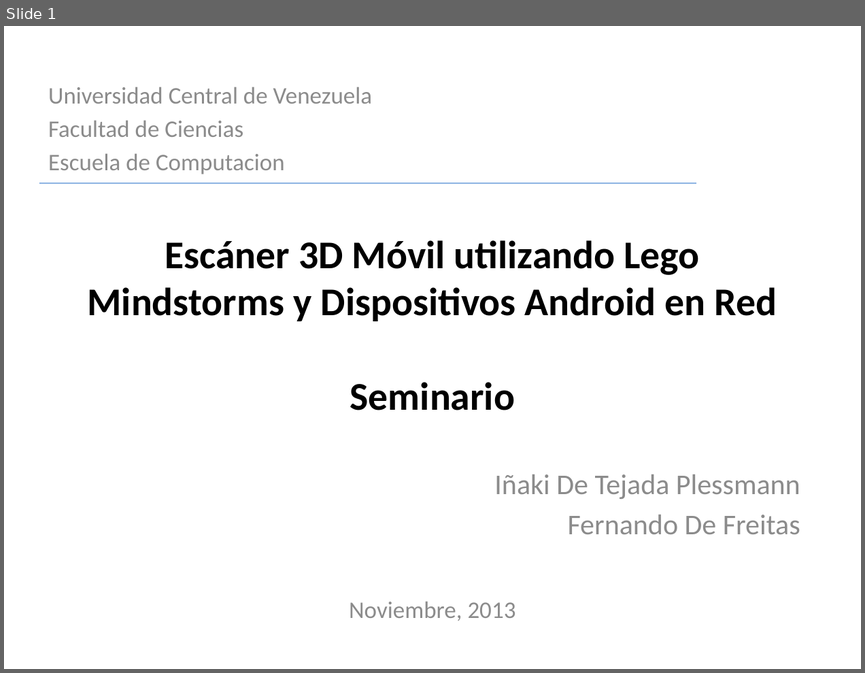
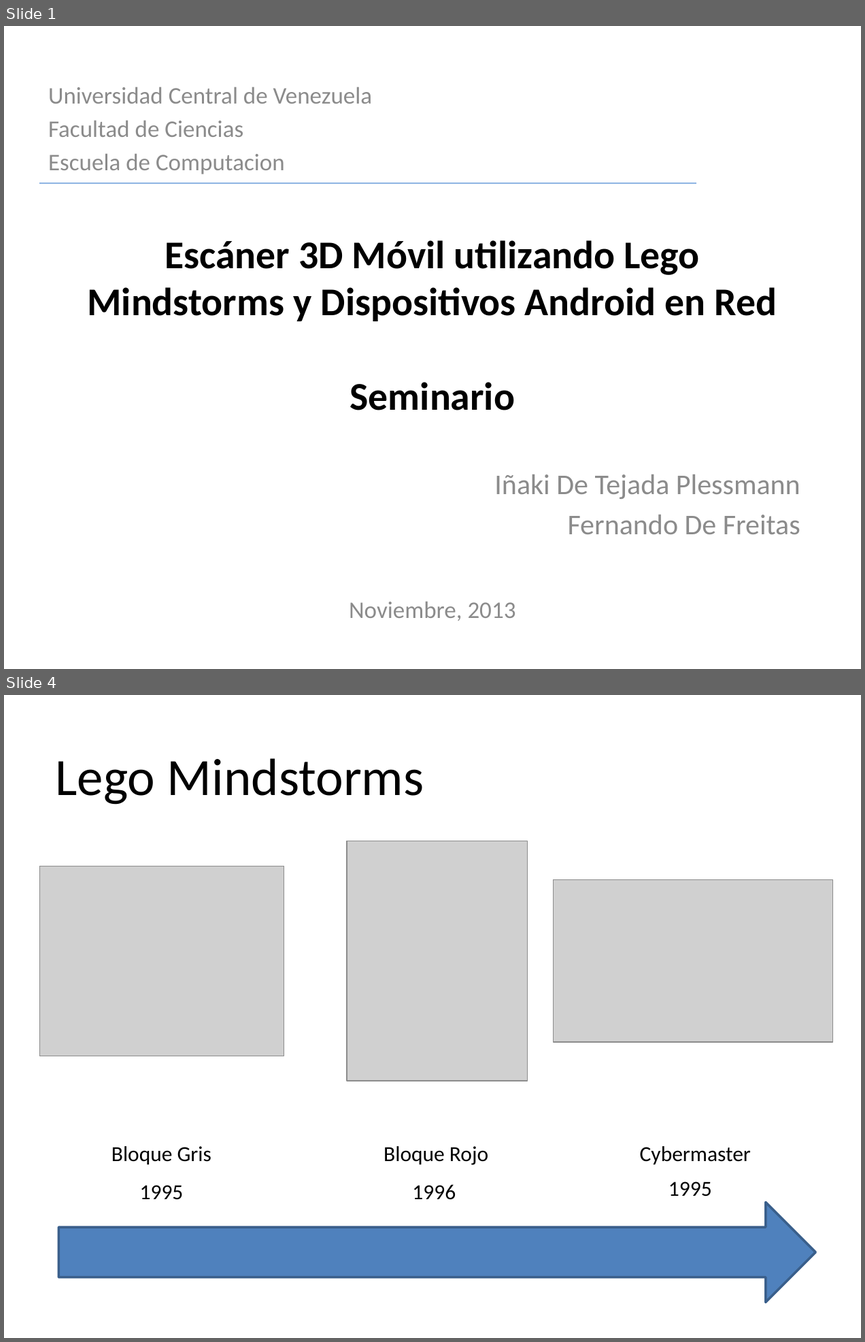
Before and after one commit to fdefreitas/MADN3S, a slide deck: Seminario/presentacion-seminario.pptx. Shown one above the other, each under a label of ours: slide 1 before the commit, slides 1 and 4 after it; the slides between them are not shown. The pictures are 865x673 and 865x1342 pixels, drawn with LibreOffice and Linux fonts; fonts in the diff are those of the drawing; grey boxes stand for pictures. Boxes give left, top, right and bottom in pixels: in the first picture for what was removed or moved away, otherwise in the second. Text is boxed around its words. In the diff, an @@ line names an element or a change of style, - is before the commit and + after.

```diff
--- a/Seminario/presentacion-seminario.pptx
+++ b/Seminario/presentacion-seminario.pptx
@@ slide 4 added at box(4, 695, 861, 1338), background #FFFFFF @@
@@ title added at box(56, 758, 424, 804), 44 pt, text #000000 @@
+Lego Mindstorms
@@ picture added at box(347, 841, 528, 1081) @@
@@ picture added at box(40, 866, 284, 1055) @@
@@ picture added at box(553, 880, 832, 1042) @@
@@ text added at box(111, 1146, 211, 1164), 18 pt, text #000000 @@
+Bloque Gris
@@ text added at box(383, 1146, 488, 1165), 18 pt, text #000000 @@
+Bloque Rojo
@@ text added at box(640, 1146, 751, 1164), 18 pt, text #000000 @@
+Cybermaster
@@ text added at box(412, 1184, 456, 1200), 18 pt, text #000000 @@
+1996
@@ text added at box(668, 1181, 712, 1196), 18 pt, text #000000 @@
+1995
@@ right arrow added at box(59, 1202, 815, 1302), fill #4F81BD, outline #3A5F8C 2 pt @@
@@ text added at box(140, 1185, 184, 1200), 18 pt, text #000000 @@
+1995
```
Also in this commit, not shown: 2 slides changed, 1 other slide added, 6 other files.
